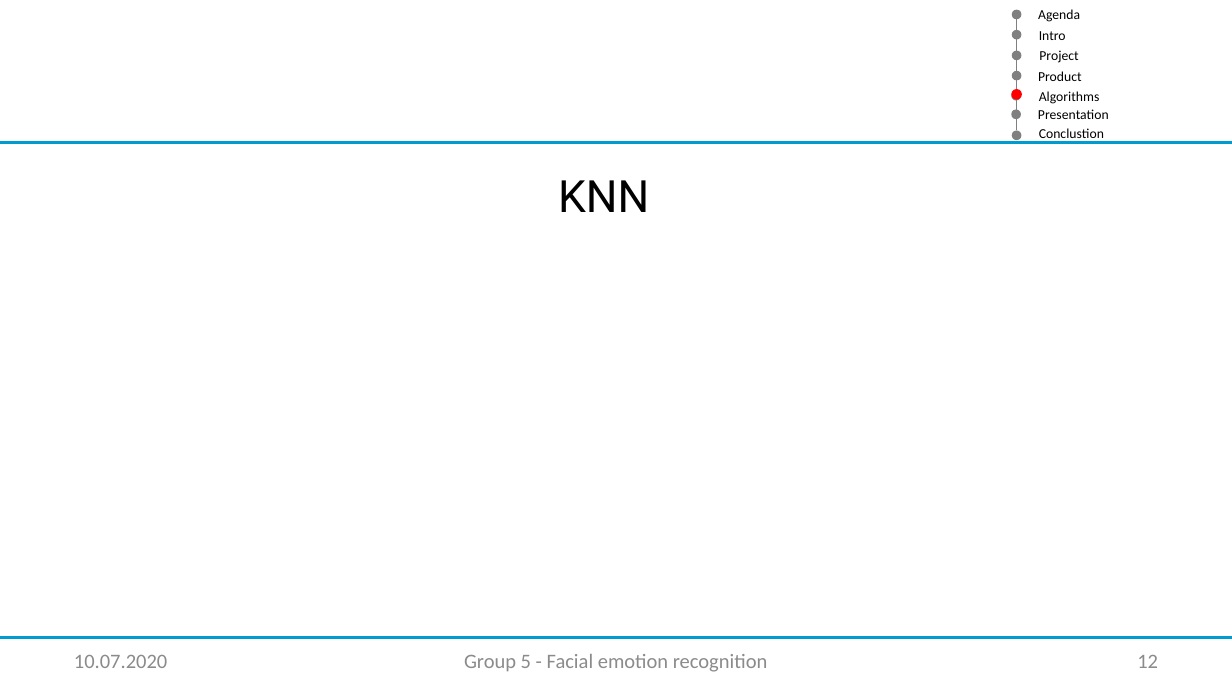
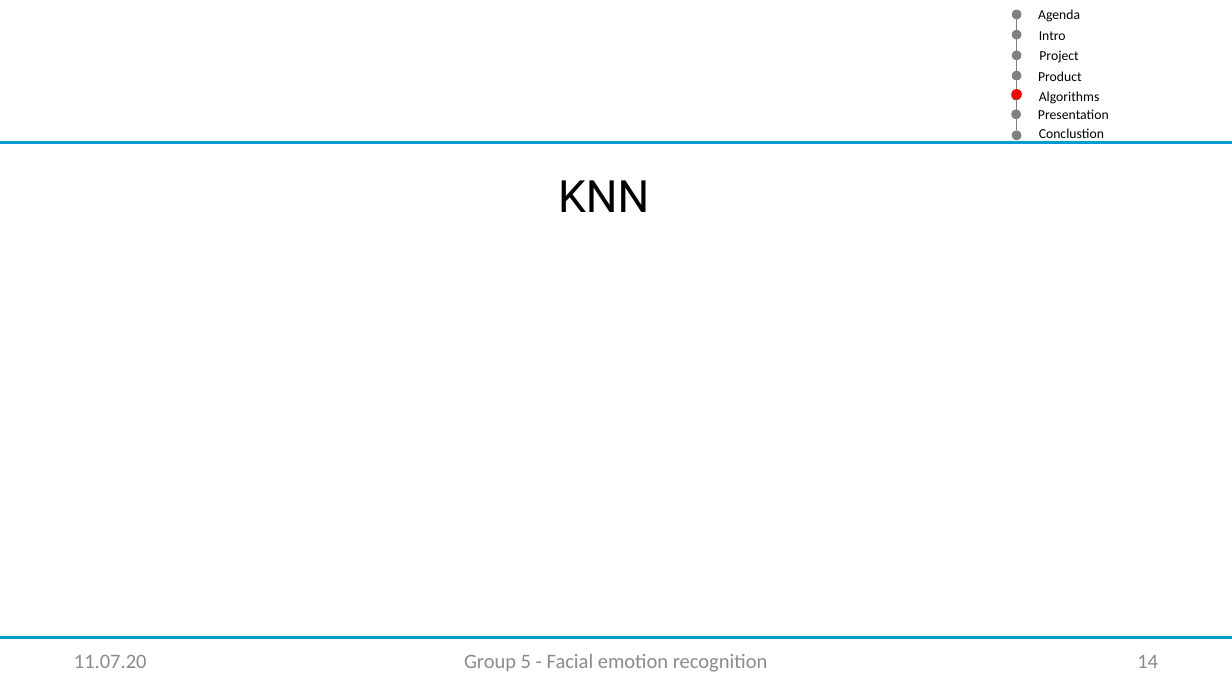
Before and after one commit to XamLe/facial_emotion, a slide deck: slide 14 of Documentation/Master Vortrag ML_group5_v01.pptx (slide 12 before the commit). Drawn at 1232x693 pixels with LibreOffice and Linux fonts; fonts in the diff are those of the drawing; background and template pictures are left out. Boxes give left, top, right and bottom in pixels: in the first picture for what was removed or moved away, otherwise in the second. Text is boxed around its words. In the diff, an @@ line names an element or a change of style, - is before the commit and + after.

```diff
--- a/Documentation/Master Vortrag ML_group5_v01.pptx
+++ b/Documentation/Master Vortrag ML_group5_v01.pptx
@@ text at (74,655,147,668): text changed @@
-10.07.2020
+11.07.20
@@ page number at (1137,655,1158,668): text changed @@
-12
+14
```
Also in this commit, not shown: 20 other slides changed, 1 slide added, 1 other file.
